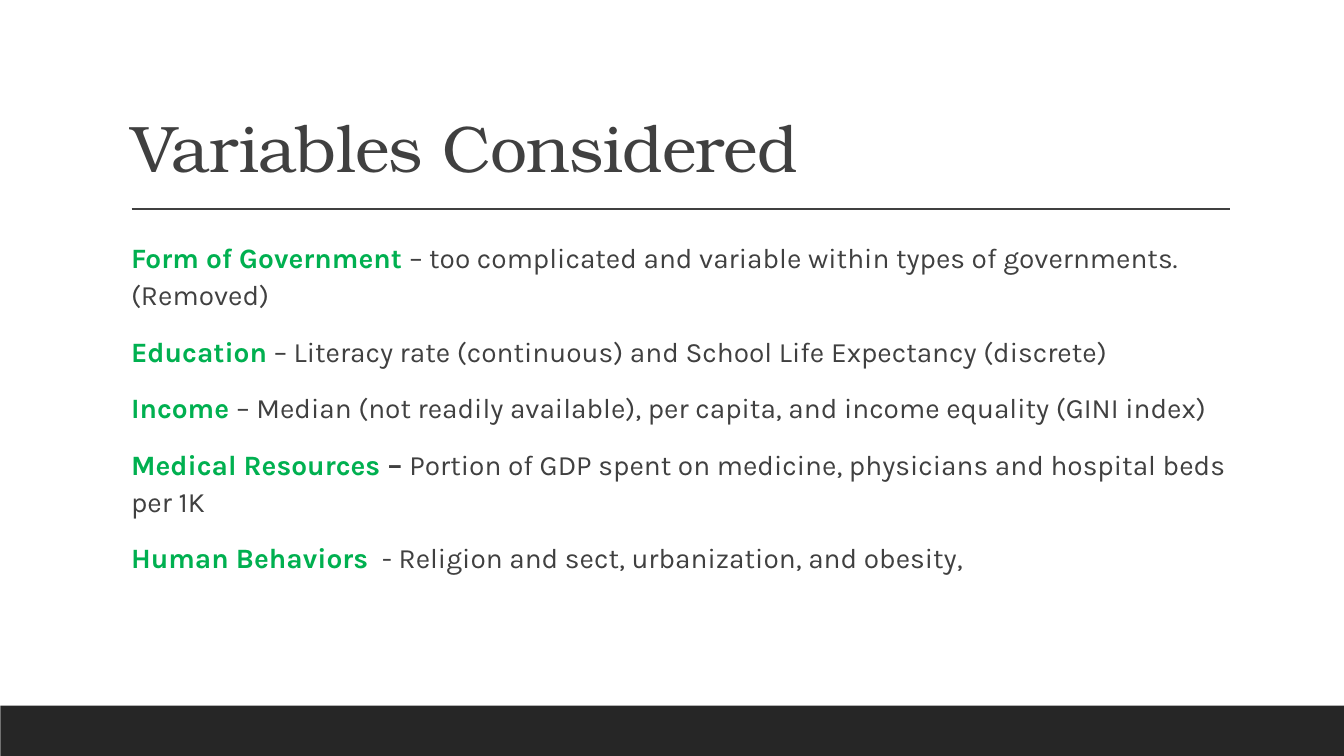
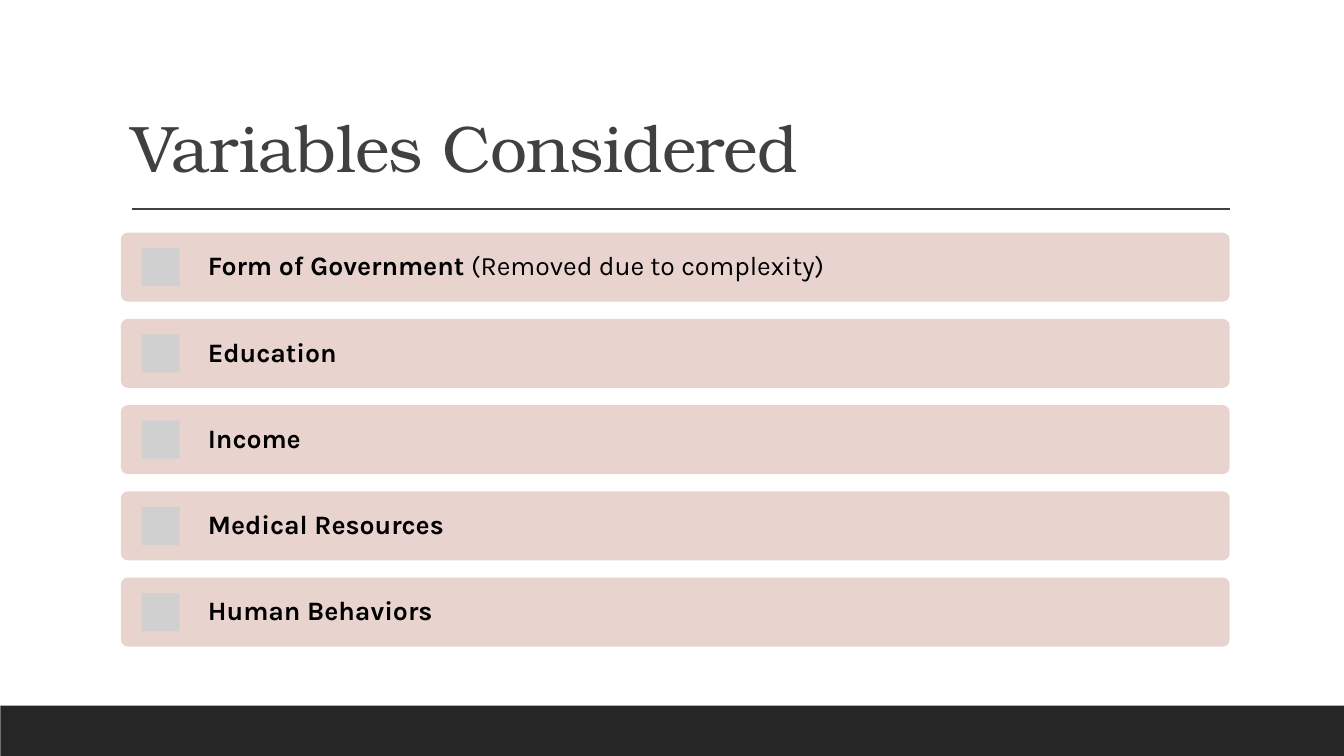
Before and after one commit to mdpickett2/pushnpull, a slide deck: slide 10 of Health and Socio-Economic Factors.pptx (slide 6 before the commit). Drawn at 1344x756 pixels with LibreOffice and Linux fonts; fonts in the diff are those of the drawing; grey boxes stand for pictures. Boxes give left, top, right and bottom in pixels: in the first picture for what was removed or moved away, otherwise in the second. Text is boxed around its words. In the diff, an @@ line names an element or a change of style, - is before the commit and + after.

```diff
--- a/Health and Socio-Economic Factors.pptx
+++ b/Health and Socio-Economic Factors.pptx
@@ text removed at (131, 248, 1225, 575) @@
-  Form of Government – too complicated and variable within types of governments. (Removed)
-  Education – Literacy rate (continuous) and School Life Expectancy (discrete)
-  Income – Median (not readily available), per capita, and income equality (GINI index)
-  Medical Resources – Portion of GDP spent on medicine, physicians and hospital beds per 1K
-  Human Behaviors - Religion and sect, urbanization, and obesity,
@@ group added at (121, 233, 1230, 646): 5 rounded rectangles, 5 pictures, 5 texts @@
+Form of Government (Removed due to complexity)
+Education
+Income
+Medical Resources
+Human Behaviors
```
Also in this commit, not shown: 14 other slides changed, 11 slides added, 11 slides removed, 3 other files.
